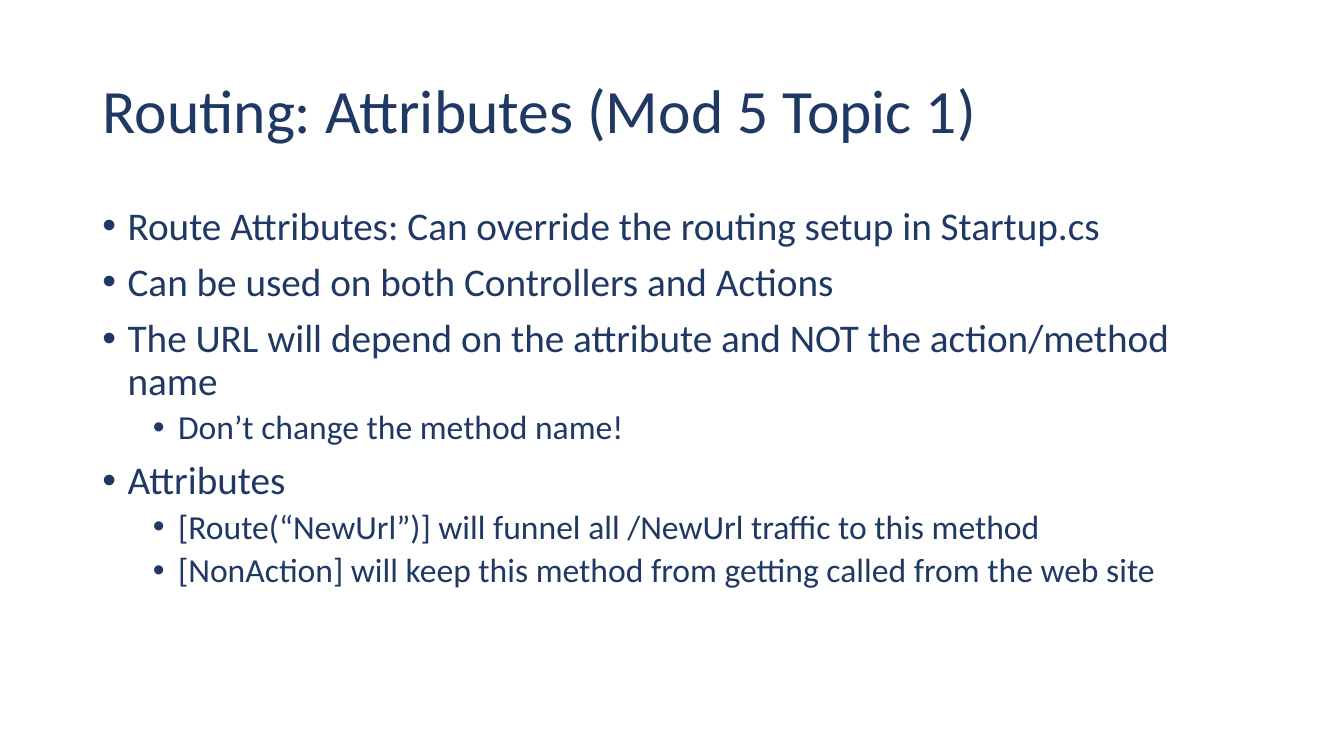
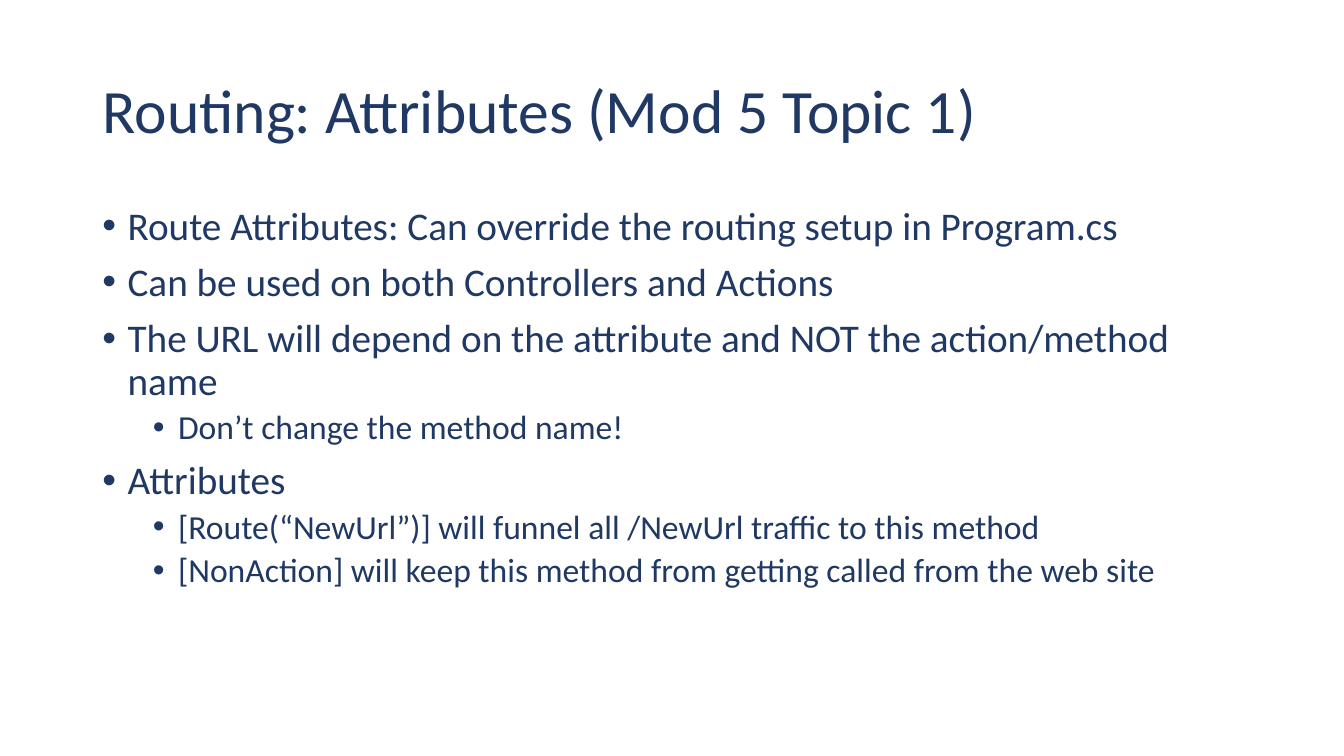
Before and after one commit to ehennis/CIS174, a slide deck: slide 7 of 2023-SPR/Week05.pptx. Drawn at 1344x756 pixels with LibreOffice and Linux fonts; fonts in the diff are those of the drawing. Boxes give left, top, right and bottom in pixels: in the first picture for what was removed or moved away, otherwise in the second. Text is boxed around its words. In the diff, an @@ line names an element or a change of style, - is before the commit and + after.

Commit message:
Changed Startup to Program

```diff
--- a/2023-SPR/Week05.pptx
+++ b/2023-SPR/Week05.pptx
@@ text at (128,212,1118,247): text changed @@
-• Route Attributes: Can override the routing setup in Startup.cs
+• Route Attributes: Can override the routing setup in Program.cs
```
